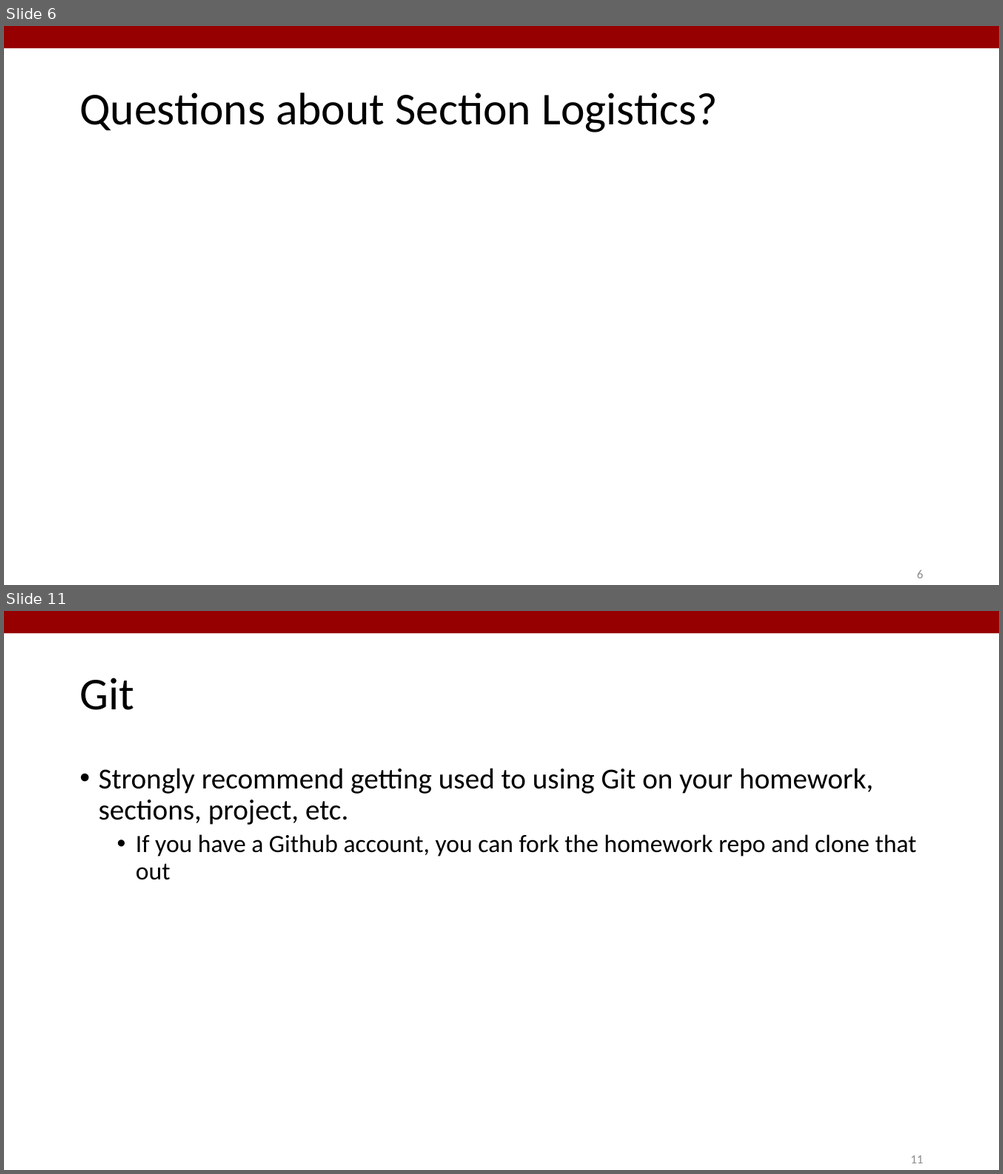
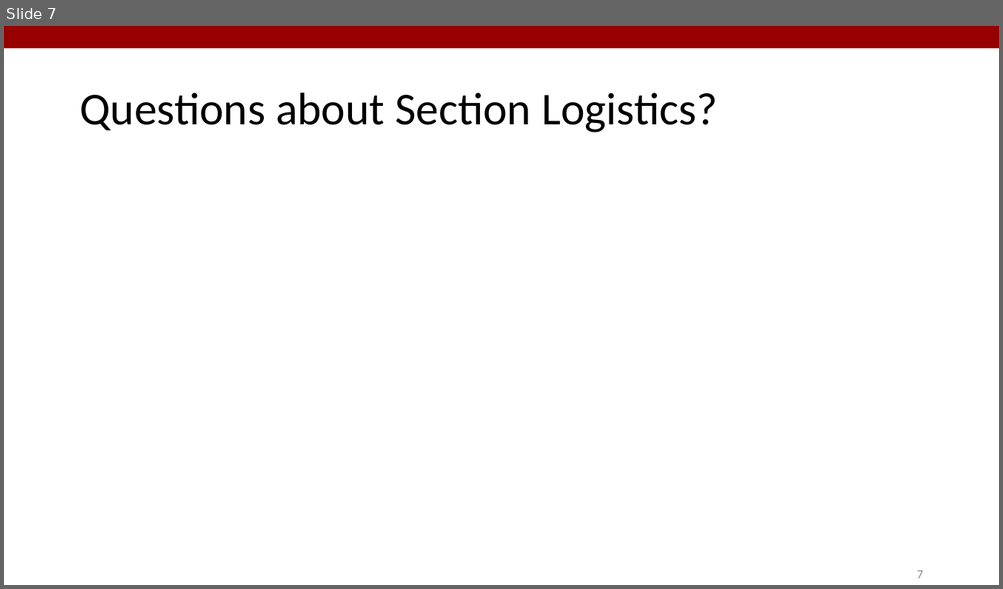
Before and after one commit to StanfordASL/PoRA-I-Sections, a slide deck: s1/slides/s1.pptx. Shown one above the other, each under a label of ours: slides 6 and 11 before the commit, slide 7 after it; the slides between them are not shown. The pictures are 1003x1174 and 1003x589 pixels, drawn with LibreOffice and Linux fonts; fonts in the diff are those of the drawing. Boxes give left, top, right and bottom in pixels: in the first picture for what was removed or moved away, otherwise in the second. Text is boxed around its words. In the diff, an @@ line names an element or a change of style, - is before the commit and + after.

```diff
--- a/s1/slides/s1.pptx
+++ b/s1/slides/s1.pptx
@@ slide 11 removed at (x1=4, y1=611, x2=999, y2=1170), background #FFFFFF; not listed: 1 template element that a slide beside it also shows @@
@@ text removed at (x1=79, y1=678, x2=134, y2=710) @@
-Git
@@ text removed at (x1=99, y1=768, x2=916, y2=880) @@
-• Strongly recommend getting used to using Git on your homework, sections, project, etc.
-  • If you have a Github account, you can fork the homework repo and clone that out
@@ page number removed at (x1=910, y1=1156, x2=923, y2=1164) @@
-11
@@ what was slide 6 is now slide 7 @@
@@ page number at (x1=916, y1=571, x2=922, y2=579): text changed @@
-6
+7
```
Also in this commit, not shown: 7 slides changed, 3 slides added, 5 other slides removed, 4 other files.
